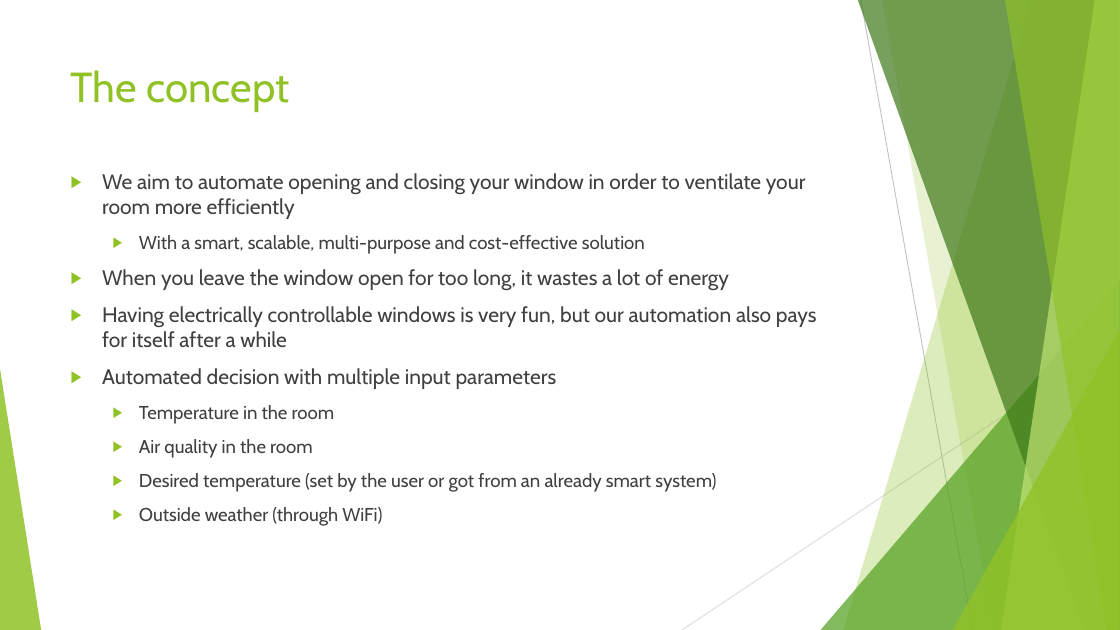
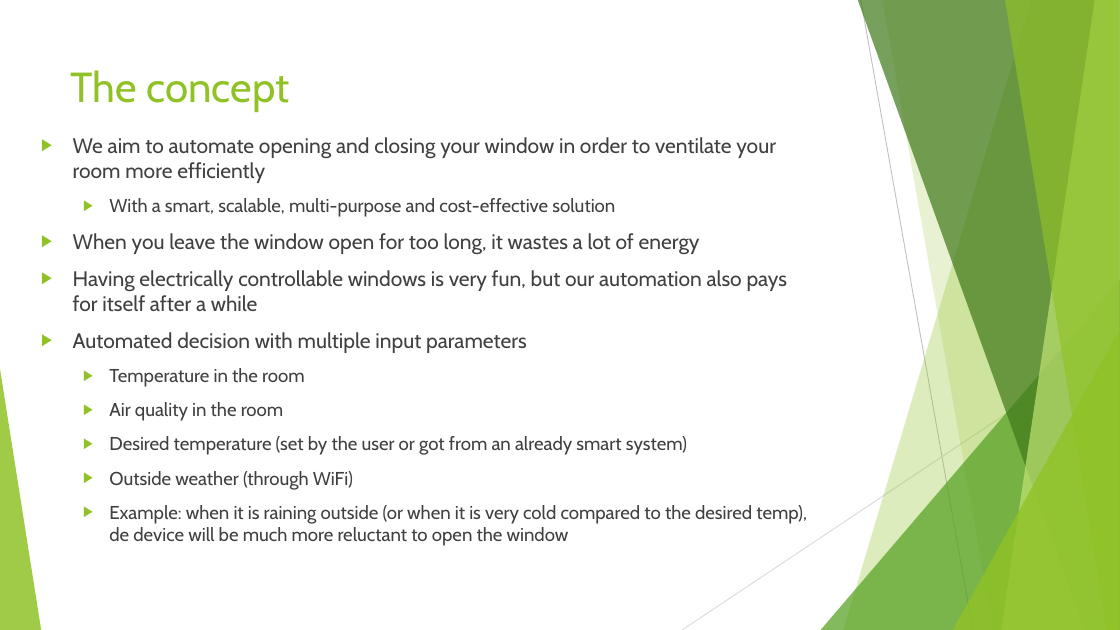
Before and after one commit to csimi97/HEKK, a slide deck: slide 2 of Documentation/Presentation_long.pptx. Drawn at 1120x630 pixels with LibreOffice and Linux fonts; fonts in the diff are those of the drawing. Boxes give left, top, right and bottom in pixels: in the first picture for what was removed or moved away, otherwise in the second. Text is boxed around its words. In the diff, an @@ line names an element or a change of style, - is before the commit and + after.

```diff
--- a/Documentation/Presentation_long.pptx
+++ b/Documentation/Presentation_long.pptx
@@ text "We aim to automate opening ...": place and size @@
-text "We aim to automate opening ..." at [102,173,817,526]
+text "We aim to automate opening ..." at [73,137,807,546]
@@ text at [109,505,807,546]: paragraph added @@
+  ▶ Example: when it is raining outside (or when it is very cold compared to the desired temp), de device will be much more reluctant to open the window
```
Also in this commit, not shown: 3 other slides changed, 3 slides added, 40 other files.
